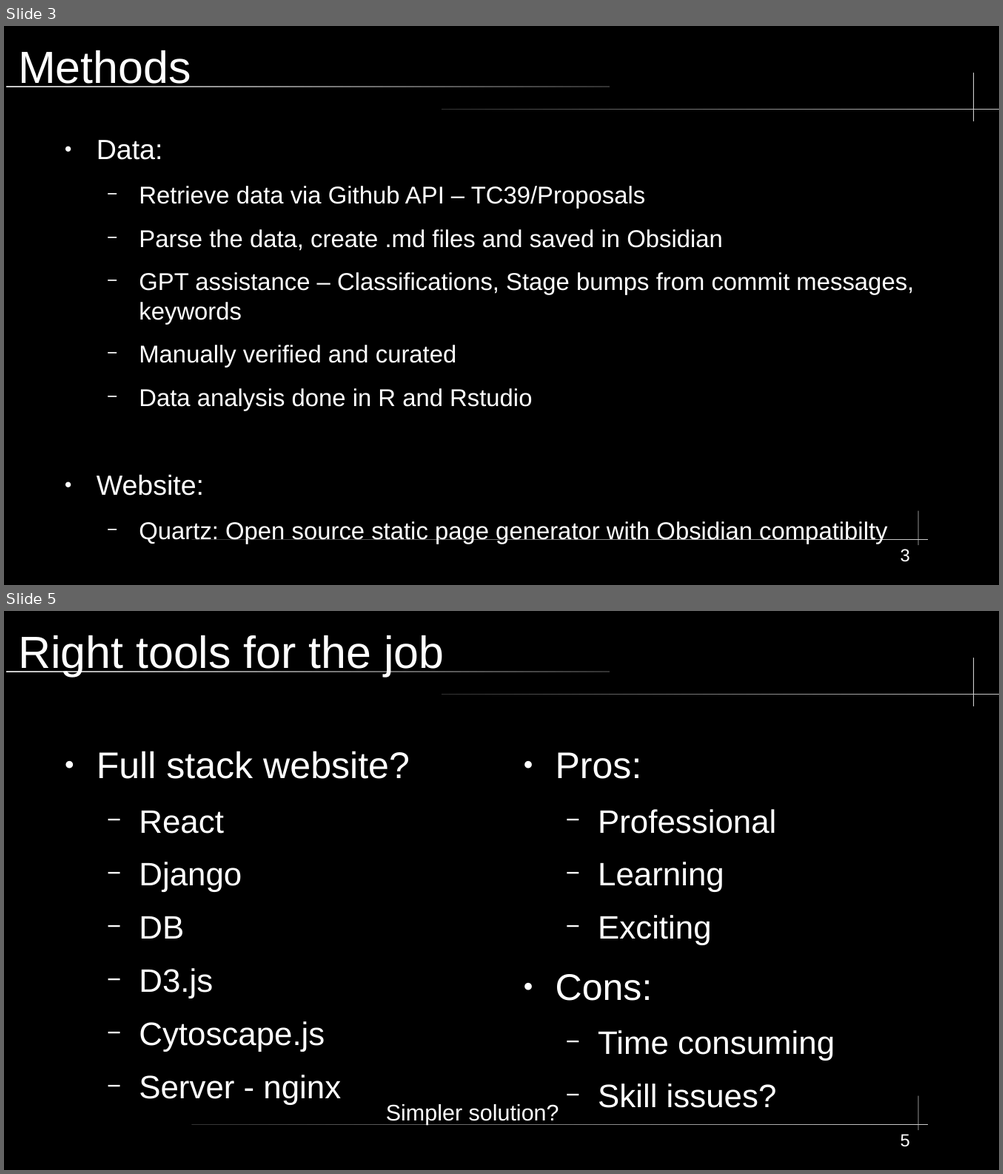
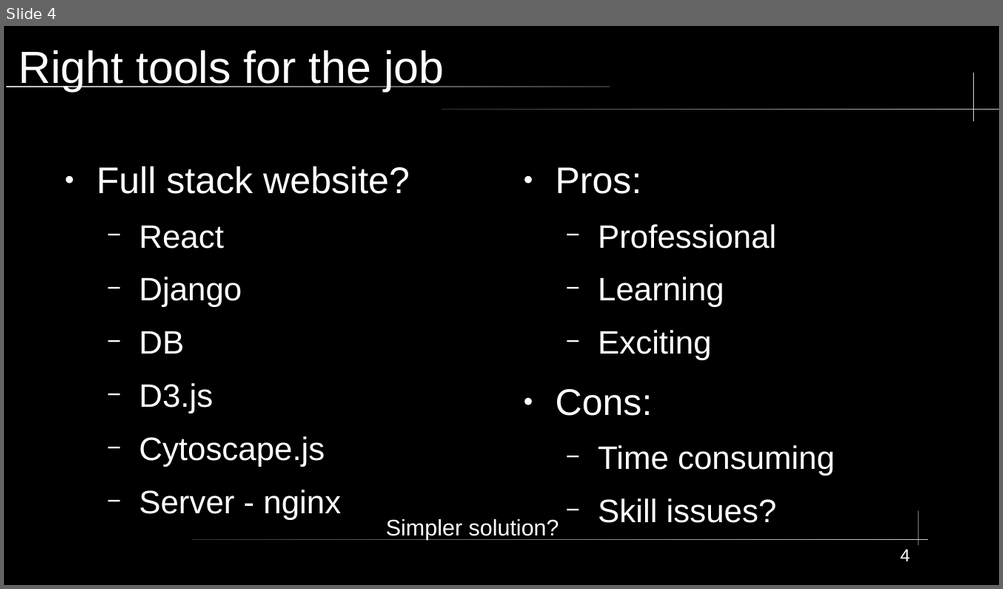
Before and after one commit to KWaloen/tc39_proposals_project, a slide deck: Data Analysis/Presentation/JS Proposals Project.odp. Shown one above the other, each under a label of ours: slides 3 and 5 before the commit, slide 4 after it; the slides between them are not shown. The pictures are 1003x1174 and 1003x589 pixels, drawn with LibreOffice and Linux fonts; fonts in the diff are those of the drawing. Boxes give left, top, right and bottom in pixels: in the first picture for what was removed or moved away, otherwise in the second. Text is boxed around its words. In the diff, an @@ line names an element or a change of style, - is before the commit and + after.

```diff
--- a/Data Analysis/Presentation/JS Proposals Project.odp
+++ b/Data Analysis/Presentation/JS Proposals Project.odp
@@ slide 3 removed at box(4, 26, 999, 585), background #000000; not listed: 5 template elements that a slide beside it also shows @@
@@ title removed at box(18, 50, 191, 87) @@
-Methods
@@ text removed at box(96, 140, 913, 545) @@
-● Data:
-  − Retrieve data via Github API – TC39/Proposals
-  − Parse the data, create .md files and saved in Obsidian
-  − GPT assistance – Classifications, Stage bumps from commit messages, keywords
-  − Manually verified and curated
-  − Data analysis done in R and Rstudio
-● Website:
-  − Quartz: Open source static page generator with Obsidian compatibilty
@@ page number removed at box(900, 549, 910, 562) @@
-3
@@ what was slide 5 is now slide 4 @@
@@ page number at box(900, 549, 910, 562): text changed @@
-5
+4
```
Also in this commit, not shown: 4 slides changed, 2 slides added, 1 other file.
